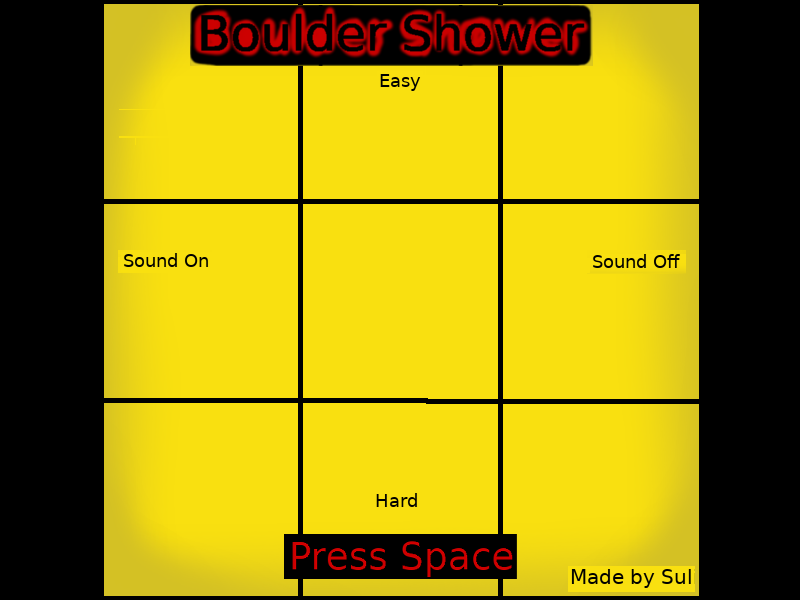
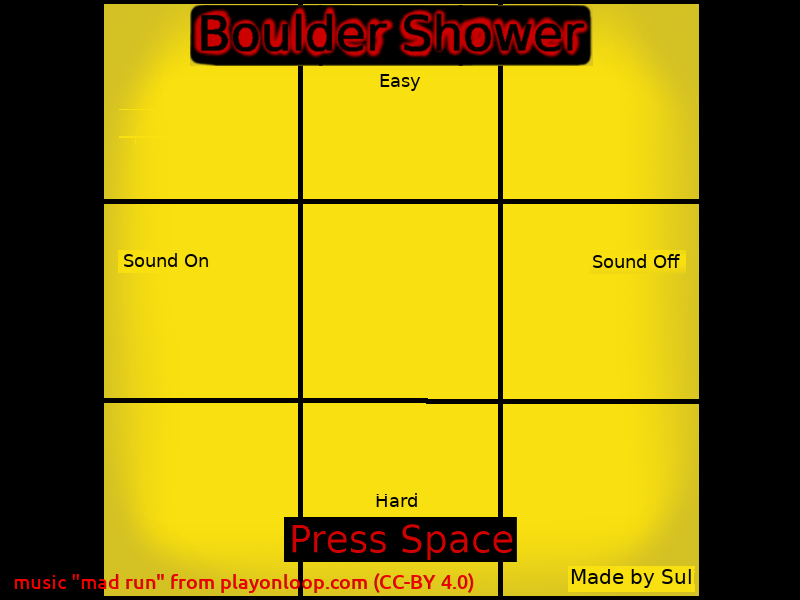
Layered file, before and after one edit (800×600). Changes by layer:
painted on "Layer" over [14, 573, 474, 593]
painted on "bouldershower_imgstart.png" over [284, 495, 517, 579]
